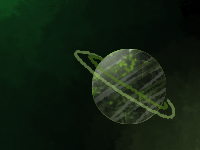
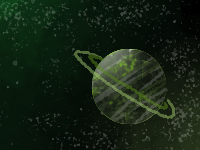
Layered file, before and after one edit (200×150). Changes by layer:
added layer "Layer 5" (21%) above "Background" over (x1=0, y1=0, x2=200, y2=150)
